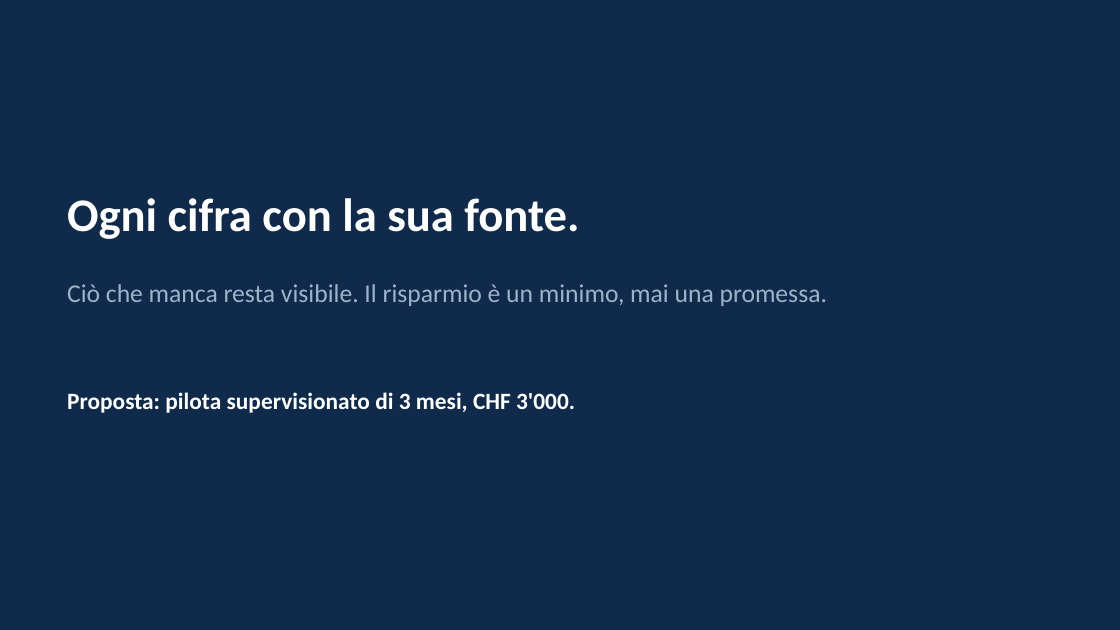
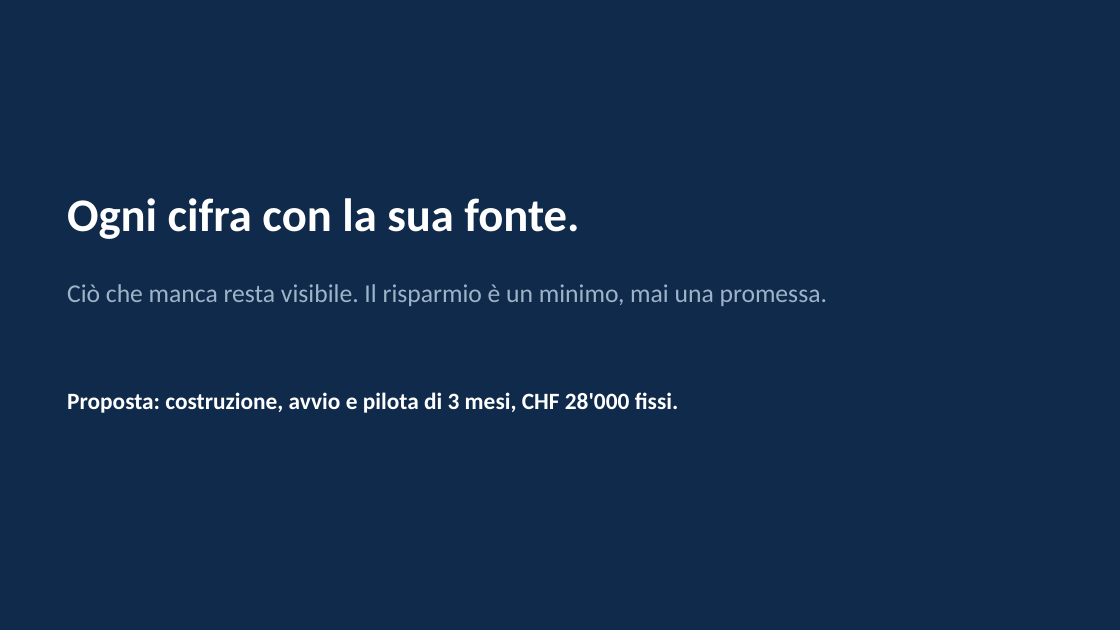
Before and after one commit to rossotti-alessandro/PortfolioCostEngine, a slide deck: slide 35 of slides/FeeLens_Proposta_IT.pptx (slide 33 before the commit). Drawn at 1120x630 pixels with LibreOffice and Linux fonts; fonts in the diff are those of the drawing. Boxes give left, top, right and bottom in pixels: in the first picture for what was removed or moved away, otherwise in the second. Text is boxed around its words. In the diff, an @@ line names an element or a change of style, - is before the commit and + after.

```diff
--- a/slides/FeeLens_Proposta_IT.pptx
+++ b/slides/FeeLens_Proposta_IT.pptx
@@ text at (67, 392, 679, 413): text changed @@
-Proposta: pilota supervisionato di 3 mesi, CHF 3'000.
+Proposta: costruzione, avvio e pilota di 3 mesi, CHF 28'000 fissi.
```
Also in this commit, not shown: 4 other slides changed, 4 slides added, 1 slide removed, 28 other files.
